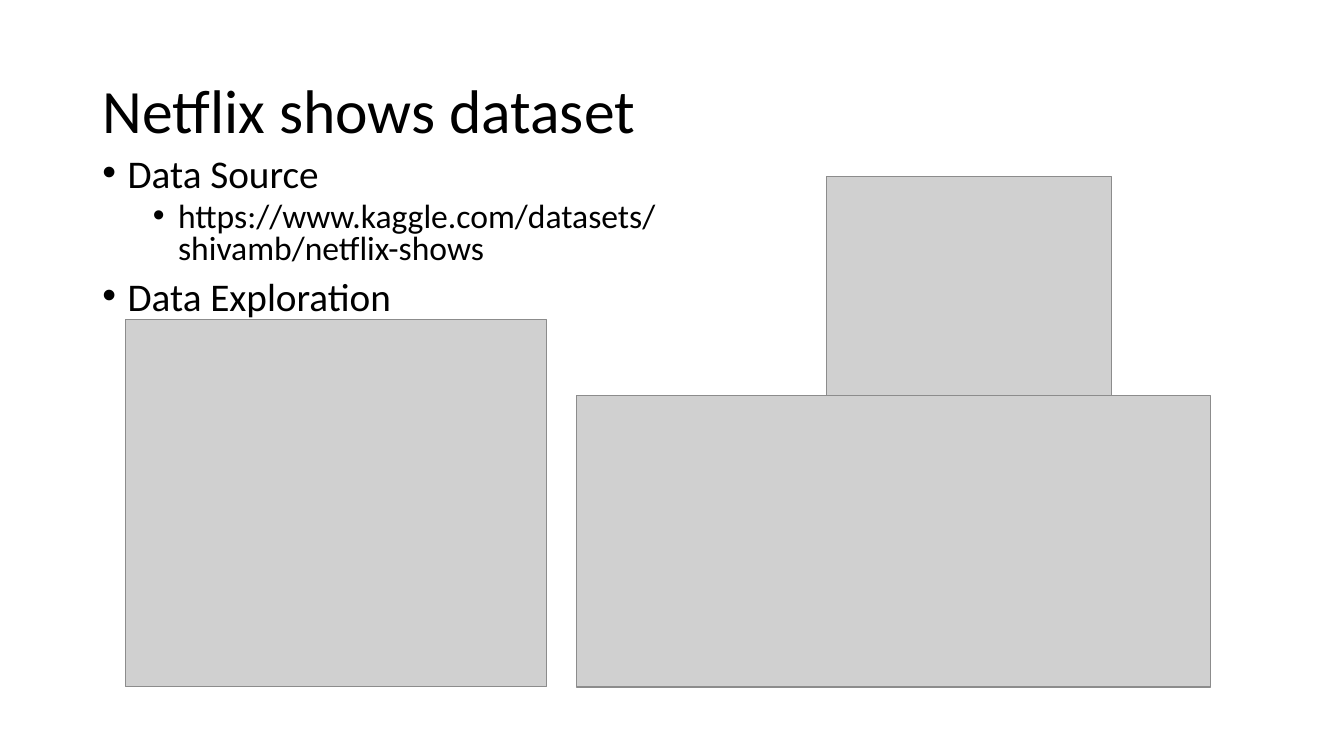
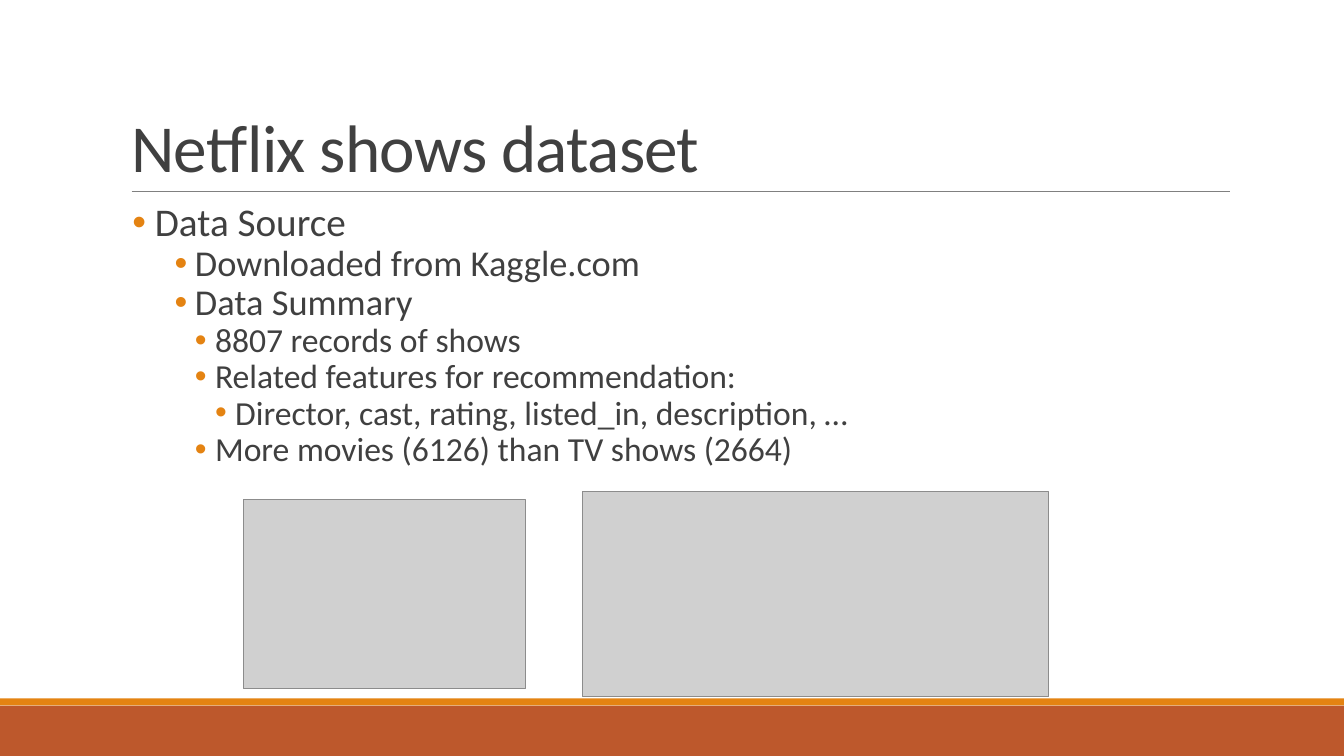
Before and after one commit to eegshou/proj5, a slide deck: slide 3 of Presentation_project5.pptx. Drawn at 1344x756 pixels with LibreOffice and Linux fonts; fonts in the diff are those of the drawing; grey boxes stand for pictures. Boxes give left, top, right and bottom in pixels: in the first picture for what was removed or moved away, otherwise in the second. Text is boxed around its words. In the diff, an @@ line names an element or a change of style, - is before the commit and + after.

```diff
--- a/Presentation_project5.pptx
+++ b/Presentation_project5.pptx
@@ title "Netflix shows dataset": place and size @@
-title "Netflix shows dataset" at [102,90,635,134]
+title "Netflix shows dataset" at [131,125,699,173]
@@ title "Netflix shows dataset" at [131,125,699,173]: size 44 to 48 pt, text colour #000000 to #404040, letter spacing 0 to -0.5 pt; line spacing 0.9 to 0.85; vertical alignment middle to bottom @@
@@ text "Data Source": place and size @@
-text "Data Source" at [128,162,655,321]
+text "Data Source" at [155,210,817,466]
@@ line added from (132, 192) to (1231, 192), #808080 0.5 pt @@
@@ text at [155,210,346,237]: text colour #000000 to #404040 in "Data Source"; indent changed; line spacing 0.8 to 0.9; less space between paragraphs @@
@@ text at [195,250,817,466]: text changed; text colour #000000 to #404040 @@
-  • https://www.kaggle.com/datasets/shivamb/netflix-shows
-• Data Exploration
+    • Downloaded from Kaggle.com
+    • Data Summary
+      • 8807 records of shows
+      • Related features for recommendation:
+        • Director, cast, rating, listed_in, description, …
+      • More movies (6126) than TV shows (2664)
@@ picture removed at [125,320,546,688] @@
@@ picture: place and size @@
-picture at [827,176,1112,395]
+picture at [243,500,526,689]
@@ picture: place and size @@
-picture at [577,396,1211,688]
+picture at [583,492,1050,698]
@@ rectangle added at [0,706,1344,756], fill #BD582C @@
@@ rectangle added at [0,699,1344,706], fill #E48312 @@
```
Also in this commit, not shown: 6 other slides changed, 4 slides added, 3 slides removed, 3 other files.
